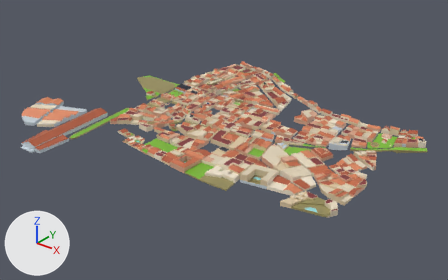
The glTF model public/models/houses.glb: old version first, new version second.
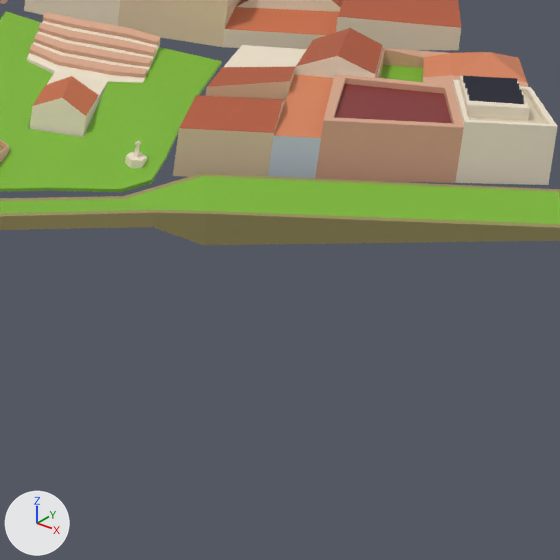
Old and new are each drawn whole from a 50 mm camera at (1103.0, -1524.0, 878.0) aimed at (-35.0, -101.0, -4.0) and again close up on the part from 85% to 95% of the width and 47% to 64% of the height. Lighting does not change. The marker at lower left points along +X, +Y and +Z. The last two pictures show the newer version. Where no turn or scale is listed for an object, it has been applied to the vertices. Vertices at exactly the same position are counted once.

Objects in the first close-up: 'CasasPueblo'.
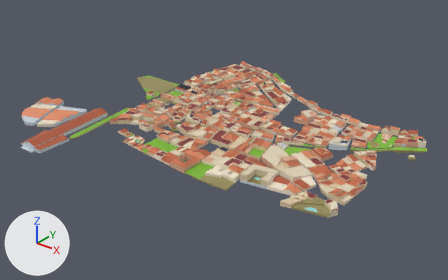
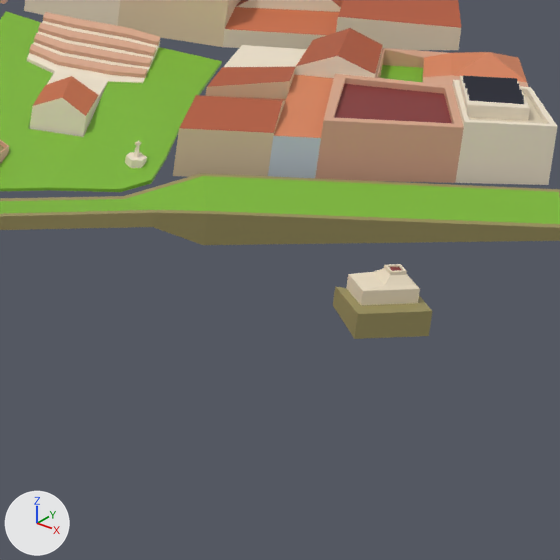
Commit message: chore: anadir ultimo modelo a houses

Pixel boxes [x1, y1, x2, y2] of what changed, in the close-ups (560 x 560 px):
'CasasPueblo', reshaped: before [0, 0, 560, 245]; after [0, 0, 560, 339]
part 1 of me_cube, added: after [333, 264, 432, 339]

The change, as a diff of the scene's bpy script:
```diff
--- a/public/models/houses.glb.py
+++ b/public/models/houses.glb.py
@@ me_cube @@
 # used by ob_casaspueblo; location = (-239.0, 359.8, 62.4)
-me_cube.from_pydata(...)  # 8412 vertices, 15511 faces; spans x -468.0..792.0, y -935.0..40.0, z -49.0..26.0
+me_cube.from_pydata(...)  # 8452 vertices, 15587 faces; spans x -468.0..812.0, y -935.0..40.0, z -49.0..42.0
+# me_cube part 1: a new loose piece of 40 vertices spanning x 789.0..812.0, y -400.0..-378.0, z 28.0..42.0
 me_cube.materials.append(mat_pared_crema)
```
